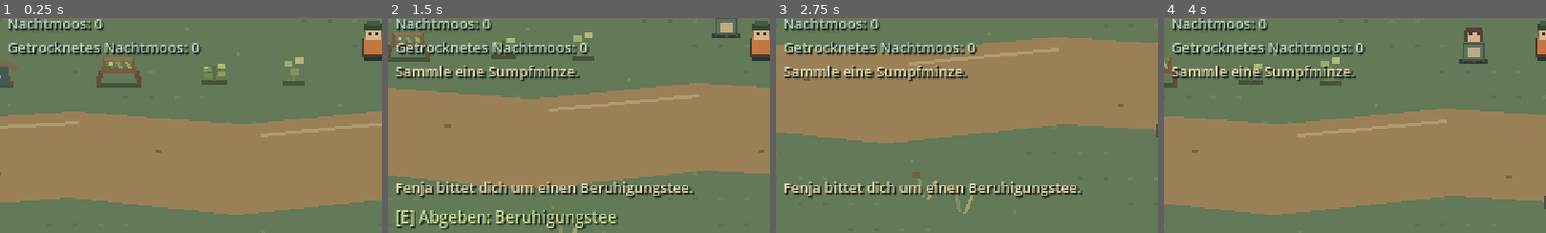
Above: before the commit, frames 1-4 (left to right).
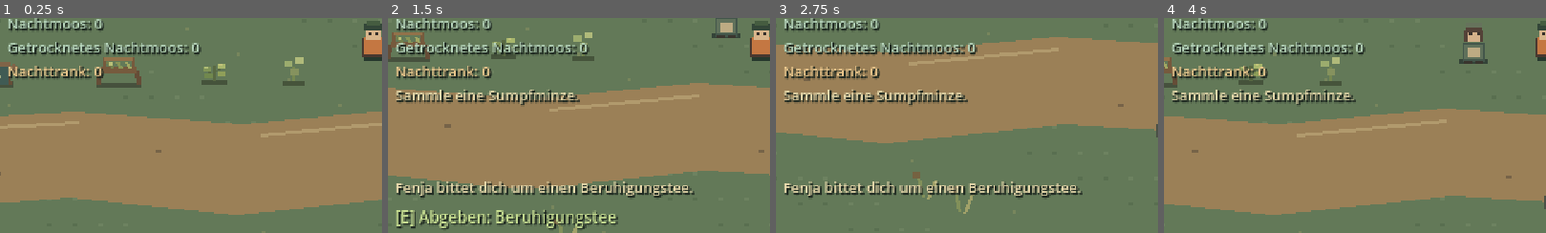
Above: after the commit, the same moments.

Repository: Fremarx/Moor-Apotheke
Game: Godot game, scene res://scenes/main.tscn
Same seed, same stepped clock (60 frames per second), same inputs: the game is played once before the commit and once after it.
Inputs:
- Up to frame 1 (0.25 s): no input
- Up to frame 2 (1.5 s): tap Enter at 0.5 s; hold D (move_right) 0.53-1.28 s; hold E (interact) 0.53-1.28 s; hold S (move_down) from 1.28 s (still down); tap E (interact) at 1.35 s
- Up to frame 3 (2.75 s): release S (move_down) at 2.03 s; hold D (move_right) from 2.03 s (still down); hold E (interact) from 2.03 s (still down)
- Up to frame 4 (4 s): release D (move_right) at 2.78 s; release E (interact) at 2.78 s; hold W (move_up) 2.78-3.53 s; tap E (interact) at 2.85 s; hold A (move_left) from 3.53 s (still down); hold E (interact) from 3.53 s (still down)
The pictures show only the part of the screen within x 1-51%, y 44-94%; the shares and areas given below are measured in that part.

The runs differ from the first frame. In frame 1, 1.0% of the frame differs, in the area x 2-28%, y 22-28%; in frame 2, 3.8%; in frame 3, 4.0%, in the area x 2-51%, y 22-41%; in frame 4, 3.7%.

Commit message:
feat(loop): brew night potion after Marten

Diff:
--- /dev/null
+++ b/resources/recipes/night_potion.tres
@@ -0,0 +1,14 @@
+[gd_resource type="Resource" load_steps=2 format=3]
+
+[ext_resource type="Script" path="res://scripts/recipe_definition.gd" id="1_recipe"]
+
+[resource]
+script = ExtResource("1_recipe")
+recipe_id = "night_potion"
+ingredients = {"dried_reed_root": 1, "dried_night_moss": 1}
+result_item_id = "night_potion"
+success_feedback = "Der Nachttrank ist fertig."
+missing_feedback = "Für den Nachttrank brauchst du getrocknete Schilfwurzel und getrocknetes Nachtmoos."
+required_quest_id = "marten"
+required_quest_state = "completed"
+locked_feedback = "Der Nachttrank wird nach Martens Auftrag freigeschaltet."
--- a/scenes/main.tscn
+++ b/scenes/main.tscn
@@ -118,9 +118,9 @@
 [node name="QuestStatus" type="Label" parent="HUD"]
 visible = false
 offset_left = 10.0
-offset_top = 145.0
+offset_top = 160.0
 offset_right = 460.0
-offset_bottom = 160.0
+offset_bottom = 175.0
 theme_override_colors/font_color = Color(0.9, 0.85, 0.67, 1)
 theme_override_colors/font_shadow_color = Color(0.12, 0.16, 0.13, 1)
 theme_override_constants/shadow_offset_x = 1
@@ -151,6 +151,18 @@
 theme_override_font_sizes/font_size = 9
 text = "Getrocknetes Nachtmoos: 0"
 
+[node name="NightPotionCount" type="Label" parent="HUD"]
+offset_left = 10.0
+offset_top = 145.0
+offset_right = 220.0
+offset_bottom = 160.0
+theme_override_colors/font_color = Color(0.92, 0.78, 0.55, 1)
+theme_override_colors/font_shadow_color = Color(0.12, 0.16, 0.13, 1)
+theme_override_constants/shadow_offset_x = 1
+theme_override_constants/shadow_offset_y = 1
+theme_override_font_sizes/font_size = 9
+text = "Nachttrank: 0"
+
 [node name="InteractionFeedback" type="Label" parent="HUD"]
 visible = false
 offset_left = 10.0
--- a/scripts/brewing_cauldron.gd
+++ b/scripts/brewing_cauldron.gd
@@ -1,9 +1,10 @@
 extends "res://scripts/interactable.gd"
 
+const NIGHT_POTION_RECIPE: Resource = preload("res://resources/recipes/night_potion.tres")
 const STRENGTHENING_RECIPE: Resource = preload("res://resources/recipes/strengthening_infusion.tres")
 const CALMING_TEA_RECIPE: Resource = preload("res://resources/recipes/calming_tea.tres")
 
-var _recipes: Array[Resource] = [STRENGTHENING_RECIPE, CALMING_TEA_RECIPE]
+var _recipes: Array[Resource] = [NIGHT_POTION_RECIPE, STRENGTHENING_RECIPE, CALMING_TEA_RECIPE]
 var _inventory: Node
 var _quest_states: Dictionary = {}
 
@@ -39,6 +40,15 @@
 		if brewed:
 			return str(recipe.get("success_feedback"))
 
+	var night_potion_unlocked := _is_recipe_unlocked(NIGHT_POTION_RECIPE)
+	var has_night_potion_ingredient := int(_inventory.call("get_count", "dried_night_moss")) > 0 or (
+		night_potion_unlocked and int(_inventory.call("get_count", "dried_reed_root")) > 0
+	)
+	if has_night_potion_ingredient:
+		if night_potion_unlocked:
+			return str(NIGHT_POTION_RECIPE.get("missing_feedback"))
+		return str(NIGHT_POTION_RECIPE.get("locked_feedback"))
+
 	if int(_inventory.call("get_count", "dried_reed_root")) > 0:
 		if _is_recipe_unlocked(STRENGTHENING_RECIPE):
 			return str(STRENGTHENING_RECIPE.get("missing_feedback"))
--- a/scripts/main.gd
+++ b/scripts/main.gd
@@ -12,6 +12,7 @@
 @onready var _infusion_count: Label = $HUD/InfusionCount
 @onready var _night_moss_count: Label = $HUD/NightMossCount
 @onready var _dried_night_moss_count: Label = $HUD/DriedNightMossCount
+@onready var _night_potion_count: Label = $HUD/NightPotionCount
 @onready var _quest_status: Label = $HUD/QuestStatus
 @onready var _interaction_prompt: Label = $HUD/InteractionPrompt
 @onready var _interaction_feedback: Label = $HUD/InteractionFeedback
@@ -38,6 +39,7 @@
 			station.set_inventory(_inventory)
 		if station.has_method("set_quest_state"):
 			station.set_quest_state("fenja", str(_fenja_quest.get("state")))
+			station.set_quest_state("marten", str(_marten_quest.get("state")))
 
 	var quests_by_id := {"fenja": _fenja_quest, "marten": _marten_quest}
 	for quest_npc in get_tree().get_nodes_in_group("quest_npcs"):
@@ -80,6 +82,8 @@
 		_night_moss_count.text = "Nachtmoos: %d" % amount
 	elif item_id == "dried_night_moss":
 		_dried_night_moss_count.text = "Getrocknetes Nachtmoos: %d" % amount
+	elif item_id == "night_potion":
+		_night_potion_count.text = "Nachttrank: %d" % amount
 
 	_update_quest_status()
 
@@ -92,10 +96,12 @@
 	_player.call("refresh_interactable_prompt")
 
 
-func _on_marten_quest_state_changed(_state: String) -> void:
+func _on_marten_quest_state_changed(state: String) -> void:
+	for station in get_tree().get_nodes_in_group("processing_stations"):
+		if station.has_method("set_quest_state"):
+			station.set_quest_state("marten", state)
 	_update_quest_status()
 	_player.call("refresh_interactable_prompt")
-
 
 func _update_quest_status() -> void:
 	var quest_state := str(_fenja_quest.get("state"))
--- /dev/null
+++ b/tests/loop_006_night_potion_brewing_test.gd
@@ -0,0 +1,140 @@
+extends SceneTree
+
+const MAIN_SCENE: PackedScene = preload("res://scenes/main.tscn")
+
+var _failures: Array[String] = []
+
+
+func _initialize() -> void:
+	call_deferred("_run")
+
+
+func _run() -> void:
+	var main := MAIN_SCENE.instantiate()
+	root.add_child(main)
+	await physics_frame
+	await physics_frame
+
+	var player := main.get_node_or_null("World/Player")
+	var inventory := main.get_node_or_null("Inventory")
+	var cauldron := main.get_node_or_null("World/TestMap/Braukessel") as Area2D
+	var fenja := main.get_node_or_null("World/TestMap/Fenja") as Area2D
+	var marten := main.get_node_or_null("World/TestMap/Marten") as Area2D
+	var fenja_quest := main.get_node_or_null("Quest/FenjaQuest")
+	var marten_quest := main.get_node_or_null("Quest/MartenQuest")
+	var fresh_moss_count := main.get_node_or_null("HUD/NightMossCount") as Label
+	var dried_moss_count := main.get_node_or_null("HUD/DriedNightMossCount") as Label
+	var dried_root_count := main.get_node_or_null("HUD/DriedReedRootCount") as Label
+	var potion_count := main.get_node_or_null("HUD/NightPotionCount") as Label
+	var feedback := main.get_node_or_null("HUD/InteractionFeedback") as Label
+
+	_check(player != null, "the player exists")
+	_check(inventory != null, "the inventory exists")
+	_check(cauldron != null, "the brewing cauldron exists")
+	_check(fenja != null, "Fenja exists")
+	_check(marten != null, "Marten exists")
+	_check(fenja_quest != null, "Fenja's quest exists")
+	_check(marten_quest != null, "Marten's quest exists")
+	_check(fresh_moss_count != null, "the fresh Nachtmoos HUD count exists")
+	_check(dried_moss_count != null, "the dried Nachtmoos HUD count exists")
+	_check(dried_root_count != null, "the dried reed-root HUD count exists")
+	_check(potion_count != null, "the Nachttrank HUD count exists")
+	_check(feedback != null, "interaction feedback exists")
+	if player == null or inventory == null or cauldron == null or fenja == null or marten == null or fenja_quest == null or marten_quest == null or fresh_moss_count == null or dried_moss_count == null or dried_root_count == null or potion_count == null or feedback == null:
+		main.queue_free()
+		_finish()
+		return
+
+	_check(potion_count.text == "Nachttrank: 0", "the Nachttrank HUD starts at zero")
+	_check(int(inventory.call("get_count", "night_potion")) == 0, "the Nachttrank inventory starts at zero")
+	_check(fresh_moss_count.text == "Nachtmoos: 0", "fresh Nachtmoos remains a separate count")
+	_check(dried_moss_count.text == "Getrocknetes Nachtmoos: 0", "dried Nachtmoos starts at zero")
+
+	inventory.call("add_item", "dried_reed_root", 2)
+	inventory.call("add_item", "dried_night_moss", 2)
+	_check(dried_root_count.text == "Getrocknete Schilfwurzel: 2", "the dried reed-root HUD reflects recipe ingredients")
+	_check(dried_moss_count.text == "Getrocknetes Nachtmoos: 2", "the dried Nachtmoos HUD reflects recipe ingredients")
+
+	await _move_near(player, cauldron)
+	_press_e(player)
+	_check(int(inventory.call("get_count", "dried_reed_root")) == 2, "the locked recipe consumes no dried reed root")
+	_check(int(inventory.call("get_count", "dried_night_moss")) == 2, "the locked recipe consumes no dried Nachtmoos")
+	_check(int(inventory.call("get_count", "night_potion")) == 0, "the locked recipe produces no Nachttrank")
+	_check(feedback.text.contains("Martens Auftrag"), "the cauldron explains that Marten's request unlocks the Nachttrank")
+
+	inventory.call("add_item", "calming_tea", 1)
+	await _move_near(player, fenja)
+	_press_e(player)
+	_check(str(fenja_quest.get("state")) == "active", "Fenja's request can be accepted")
+	_press_e(player)
+	_check(str(fenja_quest.get("state")) == "completed", "Fenja's request can be completed before Marten's")
+	_check(int(inventory.call("get_count", "calming_tea")) == 0, "Fenja receives her tea")
+
+	await _move_near(player, marten)
+	_press_e(player)
+	_check(str(marten_quest.get("state")) == "active", "Marten's request can be accepted")
+	_press_e(player)
+	_check(str(marten_quest.get("state")) == "active", "Marten's request remains active without an infusion")
+	inventory.call("add_item", "strengthening_infusion", 1)
+	_press_e(player)
+	_check(str(marten_quest.get("state")) == "completed", "Marten's request can be completed")
+	_check(int(inventory.call("get_count", "strengthening_infusion")) == 0, "Marten receives exactly one infusion")
+	_check(bool(inventory.call("remove_item", "dried_night_moss", 2)), "the missing-ingredient case removes Nachtmoos before brewing")
+
+	await _move_near(player, cauldron)
+	_press_e(player)
+	_check(int(inventory.call("get_count", "dried_reed_root")) == 2, "a missing Nachtmoos does not partially consume reed root")
+	_check(int(inventory.call("get_count", "dried_night_moss")) == 0, "the missing-ingredient case stays empty")
+	_check(int(inventory.call("get_count", "night_potion")) == 0, "a missing ingredient produces no Nachttrank")
+	_check(feedback.text.contains("getrocknetes Nachtmoos"), "the cauldron names the missing Nachttrank ingredient")
+	inventory.call("add_item", "dried_night_moss", 2)
+	_press_e(player)
+	_check(int(inventory.call("get_count", "dried_reed_root")) == 1, "the first Nachttrank consumes one dried reed root")
+	_check(int(inventory.call("get_count", "dried_night_moss")) == 1, "the first Nachttrank consumes one dried Nachtmoos")
+	_check(int(inventory.call("get_count", "night_potion")) == 1, "the first brew produces one Nachttrank")
+	_check(dried_root_count.text == "Getrocknete Schilfwurzel: 1", "the dried reed-root HUD updates after brewing")
+	_check(dried_moss_count.text == "Getrocknetes Nachtmoos: 1", "the dried Nachtmoos HUD updates after brewing")
+	_check(potion_count.text == "Nachttrank: 1", "the Nachttrank HUD updates after brewing")
+	_check(feedback.text.contains("Nachttrank"), "the cauldron confirms the Nachttrank")
+
+	_press_e(player)
+	_check(int(inventory.call("get_count", "dried_reed_root")) == 0, "the second brew consumes the remaining dried reed root")
+	_check(int(inventory.call("get_count", "dried_night_moss")) == 0, "the second brew consumes the remaining dried Nachtmoos")
+	_check(int(inventory.call("get_count", "night_potion")) == 2, "a second E press produces exactly one additional Nachttrank")
+	_check(potion_count.text == "Nachttrank: 2", "the Nachttrank HUD shows two")
+
+	_press_e(player)
+	_check(int(inventory.call("get_count", "night_potion")) == 2, "brewing without ingredients cannot invent another Nachttrank")
+	_check(fresh_moss_count.text == "Nachtmoos: 0", "brewing does not change fresh Nachtmoos")
+
+	main.queue_free()
+	_finish()
+
+
+func _move_near(player: Node, target: Node2D) -> void:
+	player.global_position = target.global_position + Vector2(6, 0)
+	await physics_frame
+	await physics_frame
+
+
+func _press_e(player: Node) -> void:
+	var event := InputEventKey.new()
+	event.physical_keycode = KEY_E
+	event.pressed = true
+	player.call("_unhandled_input", event)
+
+
+func _check(condition: bool, description: String) -> void:
+	if not condition:
+		_failures.append(description)
+
+
+func _finish() -> void:
+	if _failures.is_empty():
+		print("LOOP-006 night-potion brewing checks passed.")
+		quit(0)
+		return
+
+	for failure in _failures:
+		push_error("LOOP-006 check failed: " + failure)
+	quit(1)
Not shown, added: tests/loop_006_night_potion_brewing_test.gd.uid
Not shown, changed: GAME_PLAN.md
Not shown, changed: PROJECT_PLAN.md
Not shown, changed: docs/AI_CONTEXT.md
Not shown, changed: docs/ARCHITECTURE.md
Not shown, changed: docs/KNOWLEDGE_BASE.md
Not shown, changed: docs/TESTING.md
